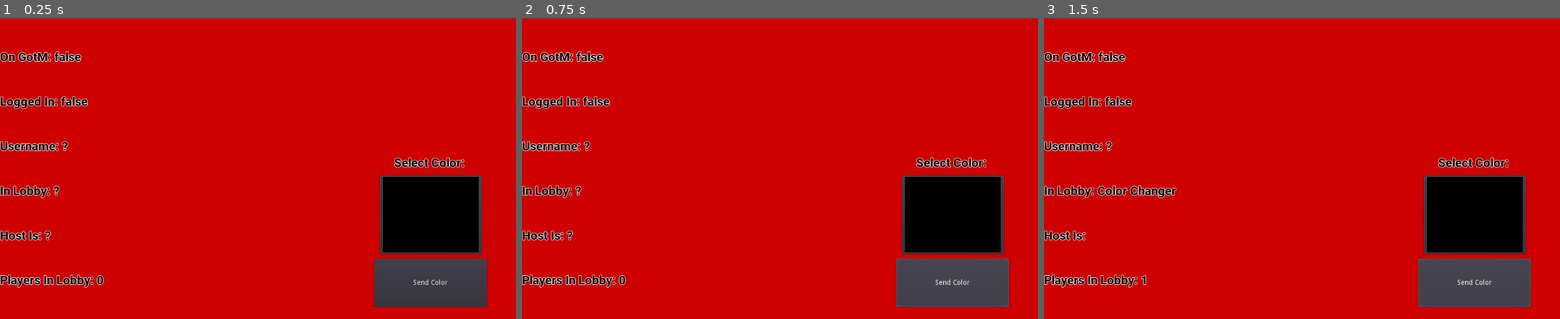
Above: before the commit, frames 1-3 (left to right).
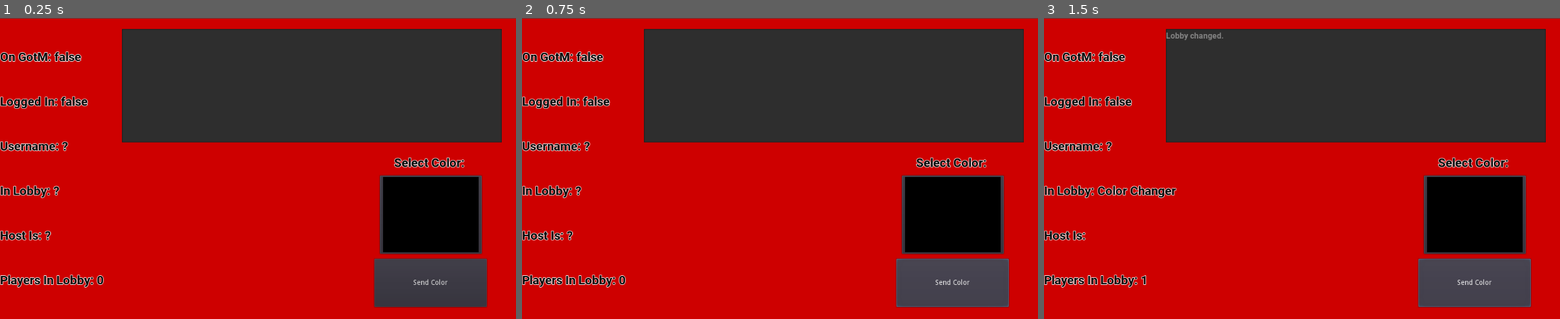
Above: after the commit, the same moments.

Repository: fkberthold/gotm_how_to_rpc
Game: Godot game, scene res://TestScreen.tscn
Two runs of this game, one before a commit and one after it. Both use one fixed random seed, a clock stepped at 60 frames per second and the inputs below.
Inputs:
- Up to frame 1 (0.25 s): no input
- Up to frame 2 (0.75 s): click "Send Color" at 0.5 s
- Up to frame 3 (1.5 s): click "Send Color" at 1.25 s

The runs differ from the first frame. In frame 1, 28% of the frame differs, in the area x 23-98%, y 3-42%; in frame 2, 28%; in frame 3, 28%.
Error before the commit: Invalid call. Nonexistent function 'is_logged_in' in base 'Reference (GotmUser.gd)'. (res://TestScreen.gd:23)
Error after the commit: Invalid call. Nonexistent function 'is_logged_in' in base 'Reference (GotmUser.gd)'. (res://TestScreen.gd:26)

Commit message:
Added event logs

Diff:
--- a/TestScreen.gd
+++ b/TestScreen.gd
@@ -8,6 +8,9 @@
 
 # Called when the node enters the scene tree for the first time.
 func _ready():
+    Gotm.connect("lobby_changed", self, "_on_lobby_changed")
+    Gotm.connect("peer_joined", self, "_on_peer_joined")
+    Gotm.connect("peer_left", self, "_on_peer_left")
     Network.lobby_connect()
 
 remote func set_color(color):
@@ -64,3 +67,18 @@
     print("Sending Color: " + str($ColorPickerButton.color))
     rpc("set_color", $ColorPickerButton.color)
 #    set_color($ColorPickerButton.color)
+
+func _on_lobby_changed():
+    $Events.text = $Events.text + "Lobby changed.\n"
+
+func _on_peer_joined(peer):
+    if peer:
+        $Events.text = $Events.text + "Peer joined: " + str(peer) + "\n"
+    else:
+        $Events.text = $Events.text + "Unknown Peer joined.\n"
+
+func _on_peer_left(peer):
+    if peer:
+        $Events.text = $Events.text + "Peer left: " + str(peer) + "\n"
+    else:
+        $Events.text = $Events.text + "Unknown Peer left.\n"
--- a/TestScreen.tscn
+++ b/TestScreen.tscn
@@ -8,6 +8,9 @@
 outline_size = 1
 use_mipmaps = true
 use_filter = true
+font_data = ExtResource( 1 )
+
+[sub_resource type="DynamicFont" id=2]
 font_data = ExtResource( 1 )
 
 [node name="TestScreen" type="Control"]
@@ -149,4 +152,13 @@
 __meta__ = {
 "_edit_use_anchors_": false
 }
+
+[node name="Events" type="TextEdit" parent="."]
+margin_left = 242.0
+margin_top = 22.0
+margin_right = 996.0
+margin_bottom = 248.0
+custom_fonts/font = SubResource( 2 )
+readonly = true
+wrap_enabled = true
 [connection signal="pressed" from="SendColor" to="." method="_on_SendColor_pressed"]
Not shown: 1 places in TestScreen.tscn that only renumber resources
Not shown, changed: RpcTest.pck
